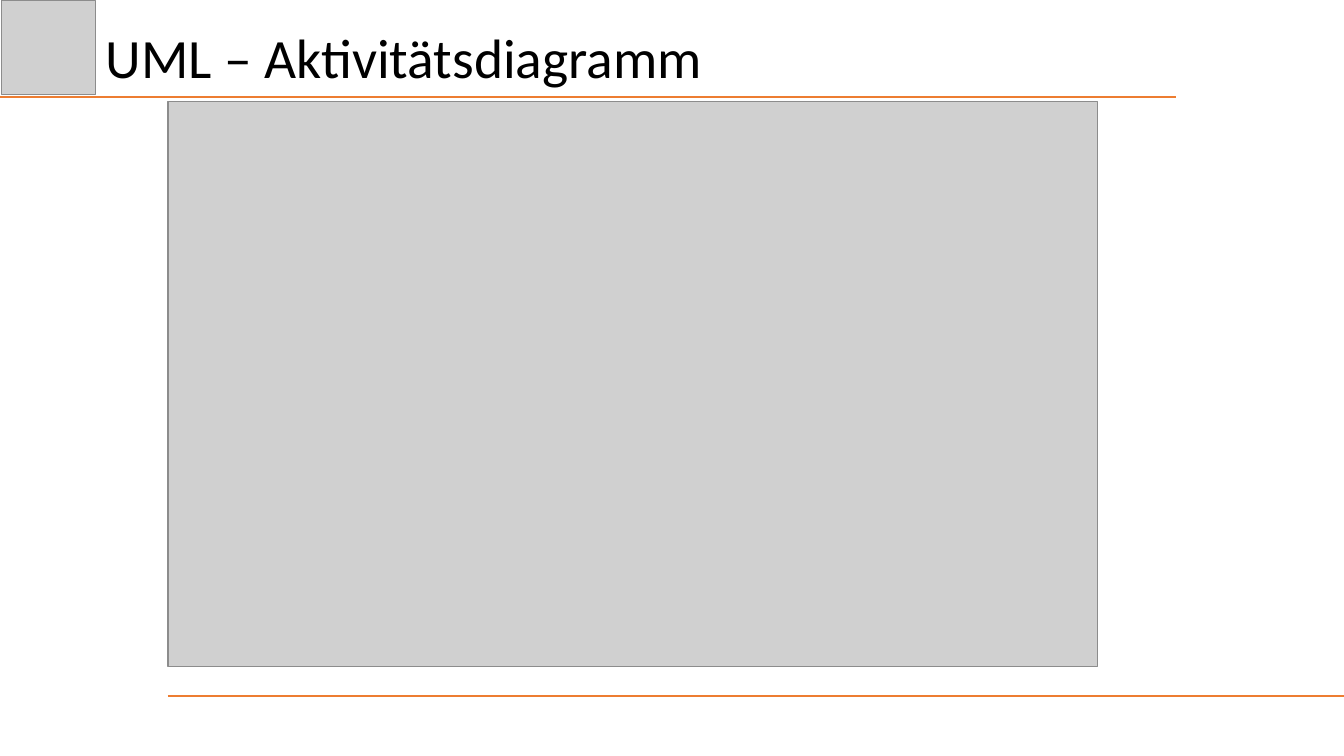
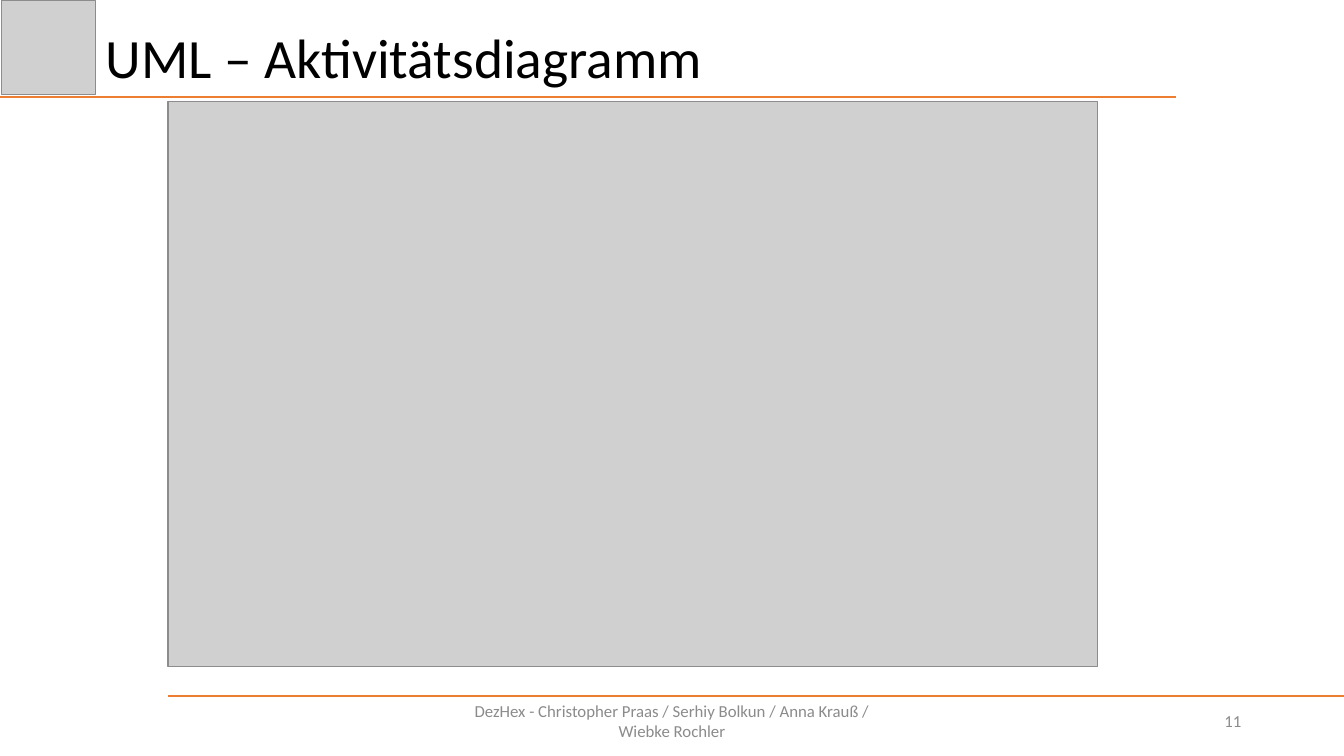
Before and after one commit to Schnitzel128/sejava, a slide deck: slide 11 of Präsentation/DezHex.pptx. Drawn at 1344x756 pixels with LibreOffice and Linux fonts; fonts in the diff are those of the drawing; grey boxes stand for pictures. Boxes give left, top, right and bottom in pixels: in the first picture for what was removed or moved away, otherwise in the second. Text is boxed around its words. In the diff, an @@ line names an element or a change of style, - is before the commit and + after.

```diff
--- a/Präsentation/DezHex.pptx
+++ b/Präsentation/DezHex.pptx
@@ text added at (475,705,859,737), 12 pt, text #8C8C8C @@
+DezHex - Christopher Praas / Serhiy Bolkun / Anna Krauß / Wiebke Rochler
@@ page number added at (1224,716,1241,727), 12 pt, text #8C8C8C @@
+11
```
Also in this commit, not shown: 18 other slides changed, 4 slides added, 5 slides removed, 1 other file.
